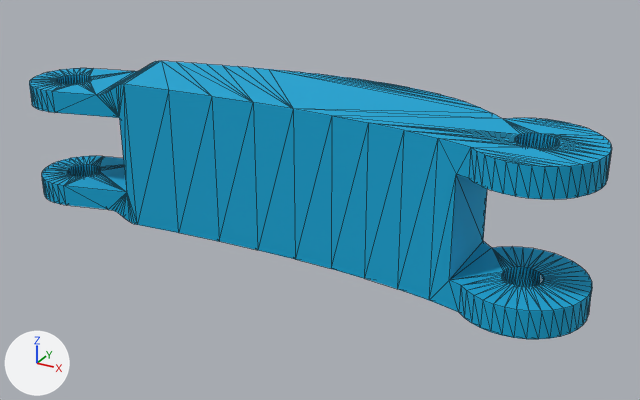
The COLLADA model feely_drone_common/assets/meshes/ProximalPhalang.dae as it was, and as the next commit left it.
The view is the same before and after, from a 50 mm lens placed at (0.0444, -0.0761, 0.0444), pointed at (0.0016, 0.0016, 0.0055). Arrows for +X, +Y and +Z are at lower left; the lights stay in place. The first picture is the older version. Mesh edges are drawn as thin lines.

Before the edit, the objects in view are built like this:
```python
me_id2 = bpy.data.meshes.new('ID2')
me_id2.from_pydata(...)  # 615 vertices, 1242 faces; spans x -0.0348..0.0315, y -0.0065..0.0103, z 0.0..0.017
me_id2.materials.append(mat_id9)  # cyan #00a6d6
ob_id2 = bpy.data.objects.new('ID2', me_id2)
ob_id2.location = (0.0, 0.0, 0.0)
```
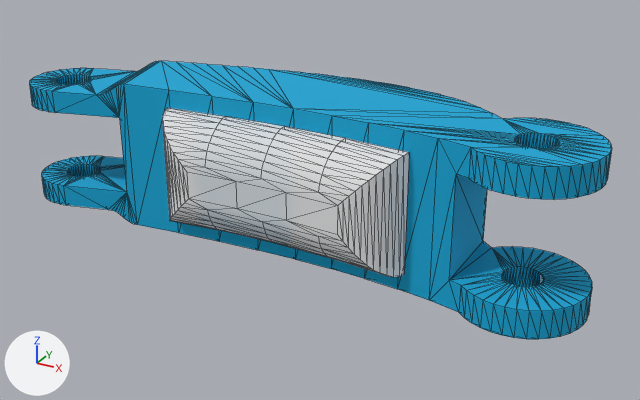
The newer file is also turned or shifted as a whole; pictures and numbers use the older file's frame.

Diff of the bpy script that builds the scene:
```diff
--- a/feely_drone_common/assets/meshes/ProximalPhalang.dae.py
+++ b/feely_drone_common/assets/meshes/ProximalPhalang.dae.py
@@ mat_id10 @@
+mat_id10 = principled_material('ID10')
+mat_id10.base_color = (1.0, 1.0, 1.0)  # white #ffffff
+mat_id10.roughness = 0.9
+mat_id10.alpha = 0.698
@@ me_softpad @@
+me_softpad.from_pydata(...)  # 106 vertices, 208 faces; spans x -0.014..0.0145, y -0.0076..-0.0025, z 0.002..0.015
+me_softpad.materials.append(mat_id10)  # white #ffffff
@@ ob_softpad @@
+ob_softpad = bpy.data.objects.new('SoftPad', me_softpad)
+ob_softpad.location = (-0.00045, -0.00007, 0.0)
```

Location of each change, [x1, y1, x2, y2] in pixels of the pictures (640 x 400 px):
'SoftPad', added
    after: [162, 108, 409, 277]
